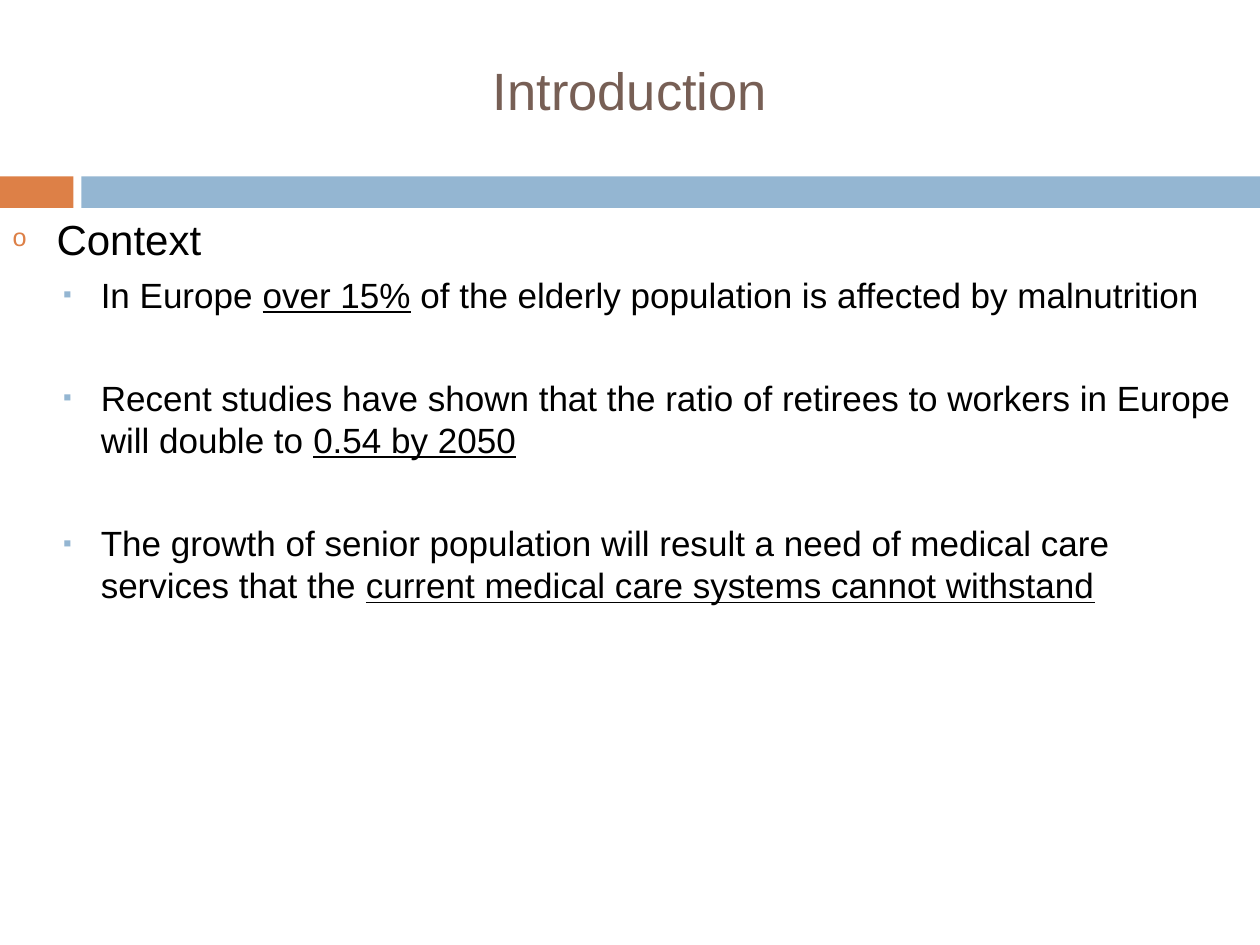
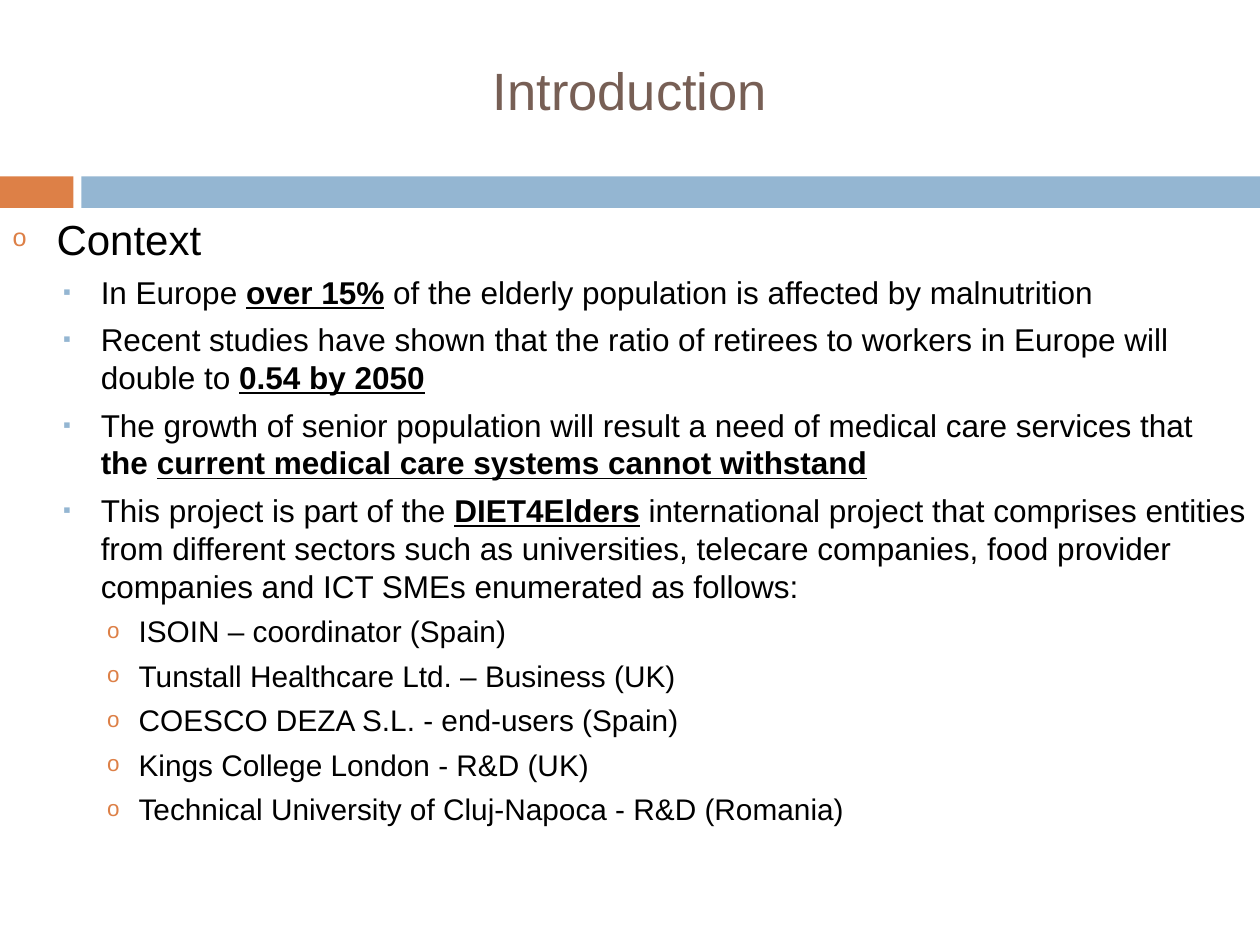
Before and after one commit to tiberiu-b/Diet4EldersDocumentation, a slide deck: slide 3 of Prezentare/TiberiuBoros.pptx. Drawn at 1260x945 pixels with LibreOffice and Linux fonts; fonts in the diff are those of the drawing; background and template pictures are left out. Boxes give left, top, right and bottom in pixels: in the first picture for what was removed or moved away, otherwise in the second. Text is boxed around its words. In the diff, an @@ line names an element or a change of style, - is before the commit and + after.

```diff
--- a/Prezentare/TiberiuBoros.pptx
+++ b/Prezentare/TiberiuBoros.pptx
@@ text at bbox=[101, 281, 1192, 480]: size 20 to 18 pt in "In Europe over 15% of the elderly ...", "Recent studies have shown that the ratio ...", "The growth of senior population will result ..."; bold on in "over 15%", "0.54 by 2050", "the current medical care systems cannot withstand" @@
@@ text at bbox=[101, 499, 1246, 826]: paragraphs added @@
+  ▪ This project is part of the DIET4Elders international project that comprises entities from different sectors such as universities, telecare companies, food provider companies and ICT SMEs enumerated as follows:
+    o ISOIN – coordinator (Spain)
+    o Tunstall Healthcare Ltd. – Business (UK)
+    o COESCO DEZA S.L. - end-users (Spain)
+    o Kings College London - R&D (UK)
+    o Technical University of Cluj-Napoca - R&D (Romania)
```
Also in this commit, not shown: 12 other slides changed, 14 slides added, 6 slides removed, 1 other file.
